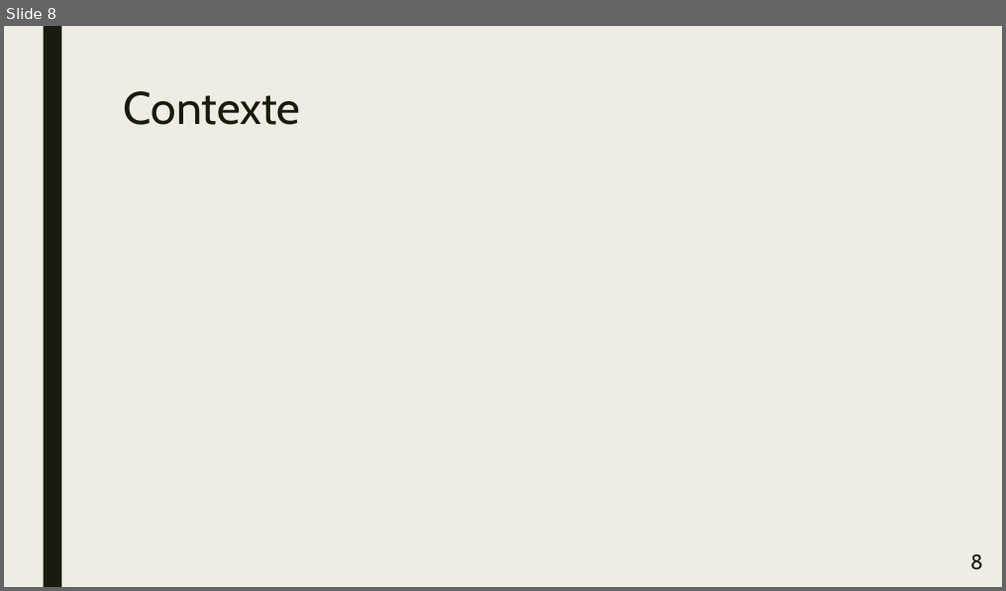
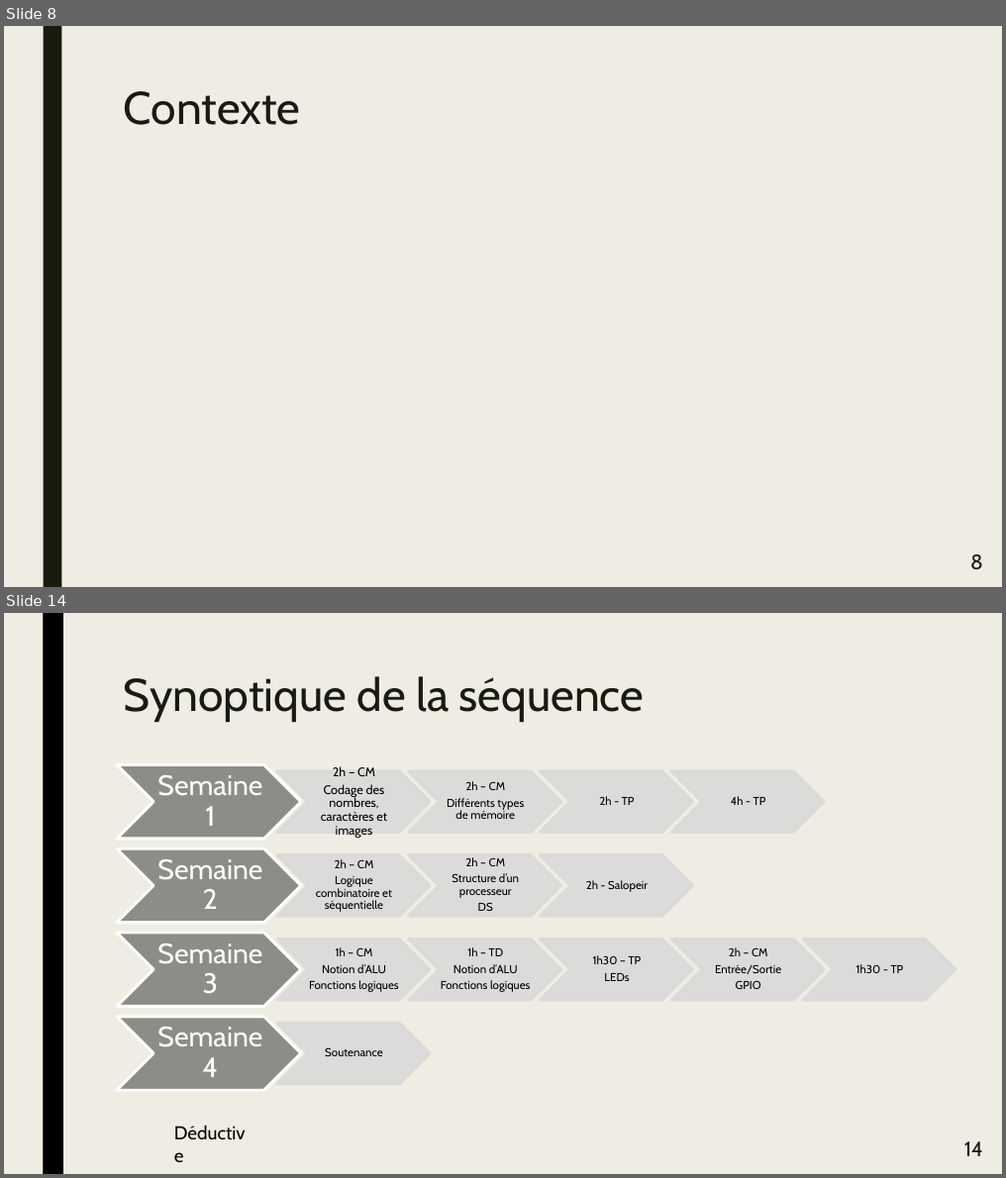
Before and after one commit to CyberJulien/Agreg_Meca, a slide deck: fichiers/presentation/PresSpe.pptx. Shown one above the other, each under a label of ours: slide 8 before the commit, slides 8 and 14 after it; the slides between them are not shown. The pictures are 1006x591 and 1006x1178 pixels, drawn with LibreOffice and Linux fonts; fonts in the diff are those of the drawing. Boxes give left, top, right and bottom in pixels: in the first picture for what was removed or moved away, otherwise in the second. Text is boxed around its words. In the diff, an @@ line names an element or a change of style, - is before the commit and + after.

```diff
--- a/fichiers/presentation/PresSpe.pptx
+++ b/fichiers/presentation/PresSpe.pptx
@@ slide 14 added at <box>4,613,1002,1174</box>, background #EFEDE3; not listed: 1 template element that a slide beside it also shows @@
@@ rectangle added at <box>43,613,63,1174</box>, fill #000000 @@
@@ title added at <box>124,676,644,722</box>, 44 pt, text #191B0E @@
+Synoptique de la séquence
@@ group added at <box>117,765,955,1090</box>: 17 chevrons, 17 texts @@
+Semaine 1
+2h – CM
+Codage des nombres, caractères et images
+2h – CM
+Différents types de mémoire
+2h - TP
+4h - TP
+Semaine 2
+2h – CM
+Logique combinatoire et séquentielle
+2h – CM
+Structure d’un processeur
+DS
+2h - Salopeir
+Semaine 3
+1h – CM
+Notion d’ALU
+Fonctions logiques
+1h – TD
+Notion d’ALU
+Fonctions logiques
+1h30 – TP
+LEDs
+2h – CM
+Entrée/Sortie
+GPIO
+1h30 - TP
+Semaine 4
+Soutenance
@@ text added at <box>166,1118,260,1149</box>, 18 pt, text #000000 @@
+Déductive
@@ page number added at <box>964,1142,983,1157</box>, 20 pt, text #191B0E @@
+14
```
Also in this commit, not shown: 2 slides changed, 10 other slides added, 3 other files.
